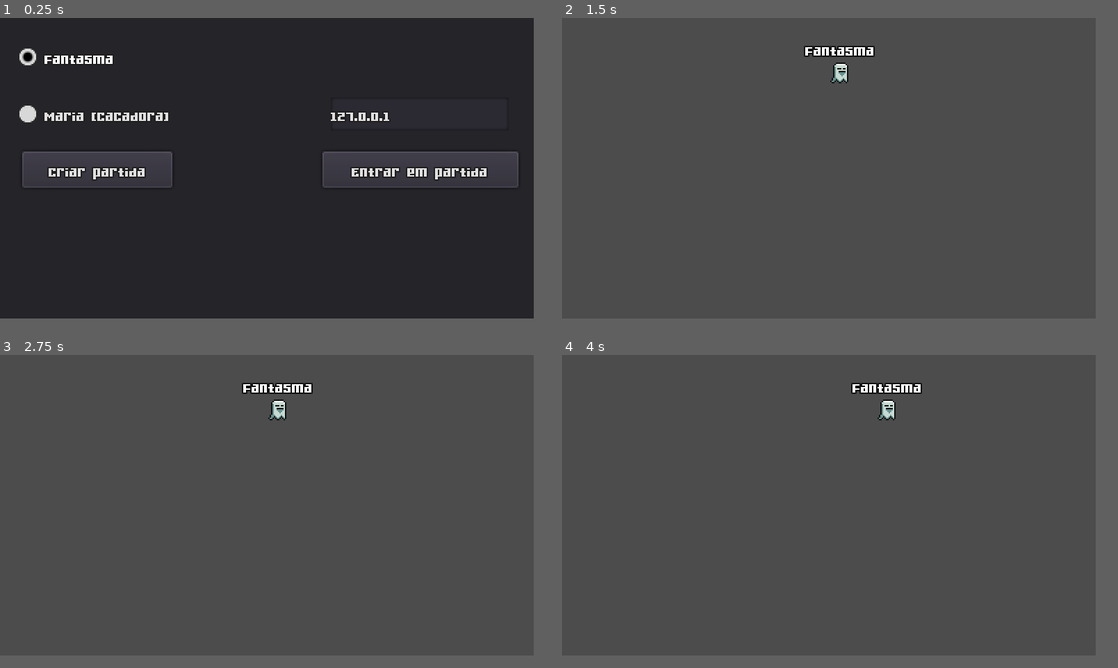
Above: before the commit, frames 1-4 (two rows, left to right).
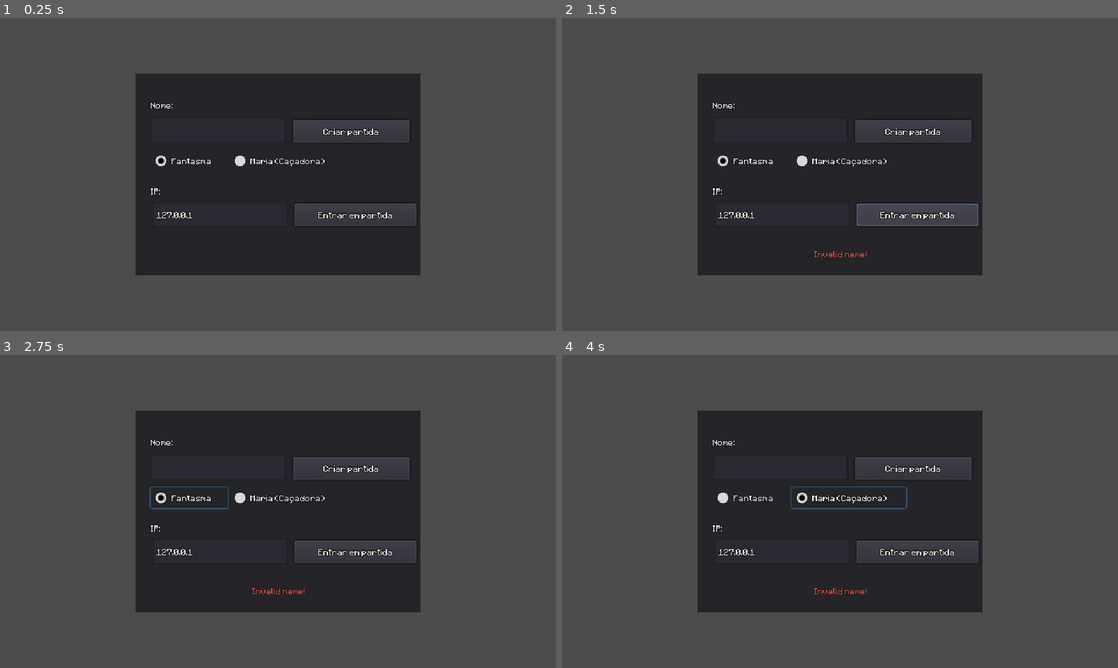
Above: after the commit, the same moments.

Repository: mephistia/haunt-and-seek
Game: Godot game, scene res://lobby.tscn
Same seed, same stepped clock (60 frames per second), same inputs: the game is played once before the commit and once after it. Before the commit the project starts from res://Scenes/Menu.tscn.
Inputs (mouse positions are in pixels of both pictures, inside the frame that each line leads up to):
- Up to frame 1 (0.25 s): no input
- Up to frame 2 (1.5 s): click "Criar partida" at 0.5 s; click (901, 205) at 1.25 s, where only the run after the commit has a clickable "Entrar em partida"
- Up to frame 3 (2.75 s): click (183, 492) at 2 s, where only the run after the commit has a clickable "Fantasma"
- Up to frame 4 (4 s): click (840, 492) at 2.75 s, where only the run after the commit has a clickable "Maria (Caçadora)"; tap Enter at 3.5 s; hold Right (ui_right) from 3.53 s (still down)
In our replay, the window is 768x432 before the commit and 800x450 after it. These sizes can differ from the game's own. Grey fills any space a smaller window leaves; there, only what the larger window draws over its background counts as a difference.

The runs differ from the first frame. In frame 1, 59% of the frame differs, in the area x 0-96%, y 0-96%; in frame 2, 31%; in frame 3, 31%; in frame 4, 31%.

Commit message:
Adicionar spawn de host

Diff:
--- a/Ghost.gd
+++ /dev/null
@@ -1,8 +0,0 @@
-extends "res://Scenes/Player.gd"
-
-
-func _ready():
-	$AnimatedSprite.animation = "ghost"
-	speed = 75
-	player_name = 'Fantasma' # Mudar para nome digitado
-	.on_ready() # Chamar função pai ("super")
--- a/NetworkSingleton.gd
+++ /dev/null
@@ -1,90 +0,0 @@
-extends Node
-
-var networkPeer = NetworkedMultiplayerENet.new()
-var peers = []
-var levelPackedScene = preload("res://Scenes/Match.tscn")
-var levelInstance
-var hostIsGhost = false
-
-const MAX_PLAYERS = 2
-
-signal levelLoaded
-
-var ghostScene = preload("res://Scenes/Ghost.tscn")
-var mariaScene = preload("res://Scenes/Maria.tscn")
-
-func _ready():
-	networkPeer.connect("peer_connected", self, "_peer_connected")
-	networkPeer.connect("peer_disconnected", self, "_peer_disconnected")
-	get_tree().connect("connected_to_server", self, "_connected_to_server")
-	networkPeer.connect("server_disconnected", self, "_server_disconnected")
-	get_tree().connect("connection_failed", self, "_connection_failed")
-
-func create_server(port, stateGhostCheck): # Verificar como usar o stateGhostCheck para criar o player
-	self.connect("levelLoaded", self, "server_setup_after_load", [stateGhostCheck])
-	get_tree().change_scene_to(levelPackedScene)
-	networkPeer.create_server(port, MAX_PLAYERS)
-
-func server_setup_after_load(stateGhostCheck):
-	levelInstance = get_tree().current_scene
-	get_tree().network_peer = networkPeer
-	peers.append(1)
-	create_player(1, stateGhostCheck)
-
-func create_client(address, port):
-	self.connect("levelLoaded", self, "client_setup_after_load")
-	get_tree().change_scene_to(levelPackedScene)
-	networkPeer.create_client(address, port)
-
-func client_setup_after_load():
-	levelInstance = get_tree().current_scene
-	get_tree().network_peer = networkPeer
-
-func _peer_connected(peerId):
-	peers.append(peerId)
-	create_player(peerId)
-
-func _peer_disconnected(peerId):
-	peers.remove(peers.find(peerId))
-	destroy_player(peerId)
-
-func _connected_to_server():
-	create_player(get_tree().get_network_unique_id())
-
-func _connection_failed():
-	_server_disconnected()
-
-func _server_disconnected():
-	peers.clear()
-	get_tree().change_scene("res://Menu.tscn")
-
-func create_player(peerId, isGhost = false):
-	var spawn
-	var newPlayer
-
-	# Mudar para de acordo com a seleção
-	if(peerId == 1):
-		if (isGhost):
-			hostIsGhost = true
-			spawn = levelInstance.get_node("Ghost_Spawn")
-			newPlayer = ghostScene.instance()
-		else:
-			hostIsGhost = false
-			spawn = levelInstance.get_node("Maria_Spawn")
-			newPlayer = mariaScene.instance()
-
-	else:
-		if (hostIsGhost):
-			spawn = levelInstance.get_node("Maria_Spawn")
-			newPlayer = mariaScene.instance()
-		else:
-			spawn = levelInstance.get_node("Ghost_Spawn")
-			newPlayer = ghostScene.instance()
-
-	newPlayer.set_network_master(peerId)
-	newPlayer.name = String(peerId)
-	newPlayer.position = spawn.position
-	levelInstance.add_child(newPlayer)
-
-func destroy_player(peerId):
-	levelInstance.remove_node(levelInstance.get_node(String(peerId)))
--- a/Maria.gd
+++ b/Scenes/Ghost.gd
@@ -2,6 +2,6 @@
 
 
 func _ready():
-	$AnimatedSprite.animation = "maria"
-	player_name = 'Maria' # Mudar para nome digitado
+	$AnimatedSprite.animation = "ghost"
+	speed = 75
 	.on_ready() # Chamar função pai ("super")
--- a/Scenes/Ghost.tscn
+++ b/Scenes/Ghost.tscn
@@ -1,7 +1,8 @@
 [gd_scene load_steps=3 format=2]
 
-[ext_resource path="res://Ghost.gd" type="Script" id=1]
+[ext_resource path="res://Scenes/Ghost.gd" type="Script" id=1]
 [ext_resource path="res://Scenes/Player.tscn" type="PackedScene" id=2]
+
 
 [node name="Ghost" instance=ExtResource( 2 )]
 script = ExtResource( 1 )
--- /dev/null
+++ b/Scenes/Maria.gd
@@ -0,0 +1,6 @@
+extends "res://Scenes/Player.gd"
+
+
+func _ready():
+	$AnimatedSprite.animation = "maria"
+	.on_ready() # Chamar função pai ("super")
--- a/Scenes/Maria.tscn
+++ b/Scenes/Maria.tscn
@@ -1,7 +1,8 @@
 [gd_scene load_steps=3 format=2]
 
-[ext_resource path="res://Maria.gd" type="Script" id=1]
+[ext_resource path="res://Scenes/Maria.gd" type="Script" id=1]
 [ext_resource path="res://Scenes/Player.tscn" type="PackedScene" id=2]
+
 
 [node name="Maria" instance=ExtResource( 2 )]
 script = ExtResource( 1 )
--- a/Scenes/Match.gd
+++ /dev/null
@@ -1,4 +0,0 @@
-extends Node2D
-
-func _ready():
-	NetworkSingleton.emit_signal("levelLoaded")
--- a/Scenes/Match.tscn
+++ b/Scenes/Match.tscn
@@ -1,12 +1,11 @@
-[gd_scene load_steps=2 format=2]
-
-[ext_resource path="res://Scenes/Match.gd" type="Script" id=1]
+[gd_scene format=2]
 
 [node name="Match" type="Node2D"]
-script = ExtResource( 1 )
 
 [node name="Ghost_Spawn" type="Node2D" parent="."]
-position = Vector2( 192, 32 )
+position = Vector2( 320, 56 )
 
 [node name="Maria_Spawn" type="Node2D" parent="."]
-position = Vector2( 192, 192 )
+position = Vector2( 320, 320 )
+
+[node name="Players" type="Node2D" parent="."]
--- a/Scenes/Menu.tscn
+++ b/Scenes/Menu.tscn
@@ -1,9 +1,9 @@
-[gd_scene load_steps=5 format=2]
+[gd_scene load_steps=4 format=2]
 
-[ext_resource path="res://assets/fonts/Gamer.ttf" type="DynamicFontData" id=1]
-[ext_resource path="res://Scenes/NetworkMenu.gd" type="Script" id=2]
+[ext_resource path="res://assets/fonts/Minecraftia-Regular.ttf" type="DynamicFontData" id=1]
 
 [sub_resource type="DynamicFont" id=1]
+size = 8
 outline_size = 1
 outline_color = Color( 0.129412, 0.121569, 0.121569, 1 )
 extra_spacing_top = 2
@@ -14,18 +14,17 @@
 [node name="Menu" type="Panel"]
 anchor_right = 1.0
 anchor_bottom = 1.0
-script = ExtResource( 2 )
 __meta__ = {
 "_edit_use_anchors_": false
 }
 
 [node name="Host" type="Button" parent="."]
-anchor_top = 0.5
-anchor_bottom = 0.5
-margin_left = 16.0
-margin_top = -12.0
-margin_right = 124.0
-margin_bottom = 14.0
+anchor_left = 0.5
+anchor_right = 0.5
+margin_left = -56.0
+margin_top = 128.0
+margin_right = 56.0
+margin_bottom = 154.0
 custom_fonts/font = SubResource( 1 )
 text = "Criar partida"
 __meta__ = {
@@ -35,7 +34,7 @@
 [node name="Maria_Check" type="CheckBox" parent="Host"]
 margin_left = -8.0
 margin_top = -39.0
-margin_right = 110.0
+margin_right = 112.0
 margin_bottom = -15.0
 custom_fonts/font = SubResource( 1 )
 group = SubResource( 2 )
@@ -47,7 +46,7 @@
 [node name="Ghost_Check" type="CheckBox" parent="Host"]
 margin_left = -8.0
 margin_top = -80.0
-margin_right = 70.0
+margin_right = 112.0
 margin_bottom = -56.0
 custom_fonts/font = SubResource( 1 )
 pressed = true
@@ -58,14 +57,14 @@
 }
 
 [node name="Join" type="Button" parent="."]
-anchor_left = 1.0
-anchor_top = 0.5
-anchor_right = 1.0
-anchor_bottom = 0.5
-margin_left = -152.0
-margin_top = -12.0
-margin_right = -11.0
-margin_bottom = 14.0
+anchor_left = 0.5
+anchor_top = 1.0
+anchor_right = 0.5
+anchor_bottom = 1.0
+margin_left = -72.0
+margin_top = -128.0
+margin_right = 73.0
+margin_bottom = -102.0
 custom_fonts/font = SubResource( 1 )
 text = "Entrar em partida"
 __meta__ = {
@@ -77,10 +76,10 @@
 anchor_top = -1.042
 anchor_right = 0.537
 anchor_bottom = -1.042
-margin_left = -70.032
-margin_top = -11.992
-margin_right = 57.968
-margin_bottom = 12.008
+margin_left = -69.865
+margin_top = -11.908
+margin_right = 58.135
+margin_bottom = 12.092
 custom_fonts/font = SubResource( 1 )
 text = "127.0.0.1"
 minimap_width = 75
--- a/Scenes/NetworkMenu.gd
+++ /dev/null
@@ -1,22 +0,0 @@
-extends Panel
-
-onready var Host = get_node("Host")
-onready var Join = get_node("Join")
-onready var JoinAddress = get_node("Join/Address")
-onready var GhostCheck = get_node("Host/Ghost_Check")
-
-var Port = 4242
-var stateGhostChecked
-
-func _ready():
-	Host.connect("button_down", self, "host_pressed")
-	Join.connect("button_down", self, "join_pressed")
-
-
-func host_pressed():
-	stateGhostChecked = GhostCheck.is_pressed()
-	NetworkSingleton.create_server(Port, stateGhostChecked) # Passa a seleção de personagem (bool se selecionou fantasma)
-
-func join_pressed():
-	var Address = JoinAddress.text
-	NetworkSingleton.create_client(Address, Port)
--- a/Scenes/Player.gd
+++ b/Scenes/Player.gd
@@ -2,11 +2,12 @@
 
 export var speed = 100
 
-var player_name = 'Player'
 var screen_size
 
 export var items = []
 
+func set_player_name(newName):
+	$PlayerName.text = newName
 
 func _ready():
 	on_ready()
@@ -16,7 +17,7 @@
 	# Seta a config como de puppet (client), com nome customizável
 	rset_config("position", MultiplayerAPI.RPC_MODE_PUPPET)
 	rset_config("sprite", MultiplayerAPI.RPC_MODE_PUPPET)
-	$PlayerName.text = player_name
+
 
 func _process(delta):
 	on_process(delta)
--- a/Scenes/Player.tscn
+++ b/Scenes/Player.tscn
@@ -19,7 +19,7 @@
 } ]
 
 [sub_resource type="RectangleShape2D" id=2]
-extents = Vector2( 5, 8 )
+extents = Vector2( 8, 12 )
 
 [sub_resource type="DynamicFont" id=3]
 outline_size = 1
@@ -29,23 +29,21 @@
 
 [node name="Player" type="Area2D"]
 script = ExtResource( 3 )
-__meta__ = {
-"_edit_group_": true
-}
 
 [node name="AnimatedSprite" type="AnimatedSprite" parent="."]
+scale = Vector2( 1.5, 1.5 )
 frames = SubResource( 1 )
 animation = "maria"
 centered = false
 
 [node name="CollisionShape2D" type="CollisionShape2D" parent="."]
-position = Vector2( 8, 8 )
+position = Vector2( 12, 12 )
 shape = SubResource( 2 )
 
 [node name="PlayerName" type="Label" parent="."]
-margin_left = -24.0
+margin_left = -20.0
 margin_top = -16.0
-margin_right = 40.0
+margin_right = 44.0
 custom_fonts/font = SubResource( 3 )
 text = "Player"
 align = 1
--- /dev/null
+++ b/gamestate.gd
@@ -0,0 +1,195 @@
+extends Node
+
+# Default game server port. Can be any number between 1024 and 49151.
+# Not on the list of registered or common ports as of November 2020:
+# https://en.wikipedia.org/wiki/List_of_TCP_and_UDP_port_numbers
+const DEFAULT_PORT = 5252
+
+# Max number of players.
+const MAX_PEERS = 2
+
+var peer = null
+
+# Name for my player.
+var player_name = "Player"
+var is_ghost = null
+
+# Names for remote players in id:name format.
+var players = {}
+var players_ready = []
+
+# Signals to let lobby GUI know what's going on.
+signal player_list_changed()
+signal connection_failed()
+signal connection_succeeded()
+signal game_ended()
+signal game_error(what)
+
+# Callback from SceneTree.
+func _player_connected(id):
+	# Registration of a client beings here, tell the connected player that we are here.
+	rpc_id(id, "register_player", player_name)
+
+
+# Callback from SceneTree.
+func _player_disconnected(id):
+	if has_node("/root/World"): # Game is in progress.
+		if get_tree().is_network_server():
+			emit_signal("game_error", "Player " + players[id] + " disconnected")
+			end_game()
+	else: # Game is not in progress.
+		# Unregister this player.
+		unregister_player(id)
+
+
+# Callback from SceneTree, only for clients (not server).
+func _connected_ok():
+	# We just connected to a server
+	emit_signal("connection_succeeded")
+
+
+# Callback from SceneTree, only for clients (not server).
+func _server_disconnected():
+	emit_signal("game_error", "Server disconnected")
+	end_game()
+
+
+# Callback from SceneTree, only for clients (not server).
+func _connected_fail():
+	get_tree().set_network_peer(null) # Remove peer
+	emit_signal("connection_failed")
+
+
+# Lobby management functions.
+
+remote func register_player(new_player_name):
+	var id = get_tree().get_rpc_sender_id()
+	print(id)
+	players[id] = new_player_name
+	emit_signal("player_list_changed")
+
+
+func unregister_player(id):
+	players.erase(id)
+	emit_signal("player_list_changed")
+
+
+remote func pre_start_game(spawn_points):
+	# Change scene.
+	var world = load("res://Scenes/Match.tscn").instance()
+	get_tree().get_root().add_child(world)
+
+	get_tree().get_root().get_node("Lobby").hide()
+
+	# Preload  Maria and  Ghost
+	var maria = load("res://Scenes/Maria.tscn")
+	var ghost = load("res://Scenes/Ghost.tscn")
+
+	for p_id in spawn_points:
+		var player
+
+		if p_id == get_tree().get_network_unique_id():
+			# If it's this peer
+			print("ID: " + str(p_id))
+			if p_id == 1:
+				if is_ghost:
+					player = ghost.instance()
+					player.position = world.get_node("Ghost_Spawn").position
+				elif is_ghost == false:
+					player = maria.instance()
+					player.position = world.get_node("Maria_Spawn").position
+			else:
+				var hostPlayerName = world.get_node("Players").get_child(0).name
+				if hostPlayerName == "Maria":
+					player = ghost.instance()
+				else:
+					player = maria.instance()
+			# If node for this peer id, set name.
+			player.set_player_name(player_name)
+
+		else:
+			# Otherwise set name from peer.
+			player.set_player_name(players[p_id])
+
+		player.set_name(str(p_id)) # Use unique ID as node name.
+		player.set_network_master(p_id) #set unique id as master.
+		world.get_node("Players").add_child(player)
+
+	if not get_tree().is_network_server():
+		# Tell server we are ready to start.
+		rpc_id(1, "ready_to_start", get_tree().get_network_unique_id())
+	elif players.size() == 0:
+		post_start_game()
+
+
+remote func post_start_game():
+	get_tree().set_pause(false) # Unpause and unleash the game!
+
+
+remote func ready_to_start(id):
+	assert(get_tree().is_network_server())
+
+	if not id in players_ready:
+		players_ready.append(id)
+
+	if players_ready.size() == players.size():
+		for p in players:
+			rpc_id(p, "post_start_game")
+		post_start_game()
+
+
+func host_game(new_player_name, np_is_ghost):
+	player_name = new_player_name
+	is_ghost = np_is_ghost
+	peer = NetworkedMultiplayerENet.new()
+	peer.create_server(DEFAULT_PORT, MAX_PEERS)
+	get_tree().set_network_peer(peer)
+
+
+func join_game(ip, new_player_name):
+	player_name = new_player_name
+	peer = NetworkedMultiplayerENet.new()
+	peer.create_client(ip, DEFAULT_PORT)
+	get_tree().set_network_peer(peer)
+
+
+func get_player_list():
+	return players.values()
+
+
+func get_player_name():
+	return player_name
+
+
+func begin_game():
+	assert(get_tree().is_network_server())
+
+	# Create a dictionary with peer id and respective spawn points, could be improved by randomizing.
+	var spawn_points = {}
+	spawn_points[1] = 0 # Server in spawn point 0.
+	var spawn_point_idx = 1
+	for p in players:
+		spawn_points[p] = spawn_point_idx
+		spawn_point_idx += 1
+	# Call to pre-start game with the spawn points.
+	for p in players:
+		rpc_id(p, "pre_start_game", spawn_points)
+
+	pre_start_game(spawn_points)
+
+
+func end_game():
+	if has_node("/root/Match"): # Game is in progress.
+		# End it
+		get_node("/root/Match").queue_free()
+
+	emit_signal("game_ended")
+	players.clear()
+
+
+func _ready():
+	get_tree().connect("network_peer_connected", self, "_player_connected")
+	get_tree().connect("network_peer_disconnected", self,"_player_disconnected")
+	get_tree().connect("connected_to_server", self, "_connected_ok")
+	get_tree().connect("connection_failed", self, "_connected_fail")
+	get_tree().connect("server_disconnected", self, "_server_disconnected")
--- /dev/null
+++ b/lobby.gd
@@ -0,0 +1,91 @@
+extends Control
+
+func _ready():
+	# Called every time the node is added to the scene.
+	gamestate.connect("connection_failed", self, "_on_connection_failed")
+	gamestate.connect("connection_succeeded", self, "_on_connection_success")
+	gamestate.connect("player_list_changed", self, "refresh_lobby")
+	gamestate.connect("game_ended", self, "_on_game_ended")
+	gamestate.connect("game_error", self, "_on_game_error")
+	# Set the player name according to the system username. Fallback to the path.
+	if OS.has_environment("USERNAME"):
+		$Connect/Name.text = OS.get_environment("USERNAME")
+	else:
+		var desktop_path = OS.get_system_dir(0).replace("\\", "/").split("/")
+		$Connect/Name.text = desktop_path[desktop_path.size() - 2]
+
+
+func _on_host_pressed():
+	if $Connect/Name.text == "":
+		$Connect/ErrorLabel.text = "Invalid name!"
+		return
+
+	$Connect.hide()
+	$Players.show()
+	$Connect/ErrorLabel.text = ""
+
+	var player_name = $Connect/Name.text
+	var is_ghost = $Connect/GhostCheck.pressed
+	gamestate.host_game(player_name, is_ghost)
+	refresh_lobby()
+
+
+func _on_join_pressed():
+	if $Connect/Name.text == "":
+		$Connect/ErrorLabel.text = "Invalid name!"
+		return
+
+	var ip = $Connect/IPAddress.text
+	if not ip.is_valid_ip_address():
+		$Connect/ErrorLabel.text = "Invalid IP address!"
+		return
+
+	$Connect/ErrorLabel.text = ""
+	$Connect/Host.disabled = true
+	$Connect/Join.disabled = true
+
+	var player_name = $Connect/Name.text
+	gamestate.join_game(ip, player_name)
+
+
+func _on_connection_success():
+	$Connect.hide()
+	$Players.show()
+
+
+func _on_connection_failed():
+	$Connect/Host.disabled = false
+	$Connect/Join.disabled = false
+	$Connect/ErrorLabel.set_text("Connection failed.")
+
+
+func _on_game_ended():
+	show()
+	$Connect.show()
+	$Players.hide()
+	$Connect/Host.disabled = false
+	$Connect/Join.disabled = false
+
+func _on_game_error(errtxt):
+	$ErrorDialog.dialog_text = errtxt
+	$ErrorDialog.popup_centered_minsize()
+	$Connect/Host.disabled = false
+	$Connect/Join.disabled = false
+
+func refresh_lobby():
+	var players = gamestate.get_player_list()
+	players.sort()
+	$Players/List.clear()
+	$Players/List.add_item(gamestate.get_player_name() + " (Você)")
+	for p in players:
+		$Players/List.add_item(p)
+
+	$Players/Start.disabled = not get_tree().is_network_server()
+
+
+func _on_start_pressed():
+	gamestate.begin_game()
+
+
+func _on_find_public_ip_pressed():
+	OS.shell_open("https://icanhazip.com/")
--- /dev/null
+++ b/lobby.tscn
@@ -0,0 +1,216 @@
+[gd_scene load_steps=5 format=2]
+
+[ext_resource path="res://lobby.gd" type="Script" id=1]
+[ext_resource path="res://assets/fonts/Minecraftia-Regular.ttf" type="DynamicFontData" id=2]
+
+[sub_resource type="DynamicFont" id=1]
+size = 8
+outline_size = 1
+outline_color = Color( 0.129412, 0.121569, 0.121569, 1 )
+extra_spacing_top = 2
+font_data = ExtResource( 2 )
+
+[sub_resource type="ButtonGroup" id=2]
+
+[node name="Lobby" type="Control"]
+anchor_right = 1.0
+anchor_bottom = 1.0
+size_flags_horizontal = 2
+size_flags_vertical = 2
+script = ExtResource( 1 )
+__meta__ = {
+"_edit_use_anchors_": false
+}
+
+[node name="Players" type="Panel" parent="."]
+visible = false
+anchor_left = 0.5
+anchor_top = 0.5
+anchor_right = 0.5
+anchor_bottom = 0.5
+margin_left = -126.0
+margin_top = -155.0
+margin_right = 126.0
+margin_bottom = 155.0
+size_flags_horizontal = 2
+size_flags_vertical = 2
+__meta__ = {
+"_edit_use_anchors_": false
+}
+
+[node name="Label" type="Label" parent="Players"]
+margin_left = 26.0
+margin_top = 18.0
+margin_right = 142.0
+margin_bottom = 32.0
+size_flags_horizontal = 2
+size_flags_vertical = 0
+custom_fonts/font = SubResource( 1 )
+text = "Aguardando jogadores..."
+
+[node name="Start" type="Button" parent="Players"]
+margin_left = 62.0
+margin_top = 238.0
+margin_right = 187.0
+margin_bottom = 267.0
+size_flags_horizontal = 2
+size_flags_vertical = 2
+custom_fonts/font = SubResource( 1 )
+text = "JOGAR!"
+
+[node name="List" type="ItemList" parent="Players"]
+margin_left = 25.0
+margin_top = 37.0
+margin_right = 229.0
+margin_bottom = 221.0
+size_flags_horizontal = 2
+size_flags_vertical = 2
+custom_fonts/font = SubResource( 1 )
+__meta__ = {
+"_edit_use_anchors_": false
+}
+
+[node name="PortForward" type="Label" parent="Players"]
+margin_left = -124.0
+margin_top = 375.0
+margin_right = 128.0
+margin_bottom = 429.0
+custom_constants/line_spacing = 6
+text = "If you want non-LAN clients to connect,
+make sure the port 10567 in UDP
+is forwarded on your router."
+align = 1
+__meta__ = {
+"_edit_use_anchors_": false
+}
+
+[node name="FindPublicIP" type="LinkButton" parent="Players"]
+margin_left = 168.0
+margin_top = 393.5
+margin_right = 341.0
+margin_bottom = 407.5
+text = "Find your public IP address"
+__meta__ = {
+"_edit_use_anchors_": false
+}
+
+[node name="Connect" type="Panel" parent="."]
+anchor_left = 0.5
+anchor_top = 0.5
+anchor_right = 0.5
+anchor_bottom = 0.5
+margin_left = -164.0
+margin_top = -116.0
+margin_right = 164.0
+margin_bottom = 116.0
+size_flags_horizontal = 2
+size_flags_vertical = 2
+__meta__ = {
+"_edit_use_anchors_": false
+}
+
+[node name="NameLabel" type="Label" parent="Connect"]
+margin_left = 17.0
+margin_top = 29.0
+margin_right = 59.0
+margin_bottom = 49.0
+size_flags_horizontal = 2
+size_flags_vertical = 0
+custom_fonts/font = SubResource( 1 )
+text = "Nome:"
+
+[node name="Name" type="LineEdit" parent="Connect"]
+margin_left = 17.0
+margin_top = 50.0
+margin_right = 173.0
+margin_bottom = 80.0
+size_flags_horizontal = 2
+size_flags_vertical = 2
+custom_fonts/font = SubResource( 1 )
+text = "Jogador 1"
+
+[node name="IPLabel" type="Label" parent="Connect"]
+margin_left = 17.0
+margin_top = 128.0
+margin_right = 59.0
+margin_bottom = 148.0
+size_flags_horizontal = 2
+size_flags_vertical = 0
+custom_fonts/font = SubResource( 1 )
+text = "IP:"
+
+[node name="IPAddress" type="LineEdit" parent="Connect"]
+margin_left = 19.0
+margin_top = 147.0
+margin_right = 175.0
+margin_bottom = 177.0
+size_flags_horizontal = 2
+size_flags_vertical = 2
+custom_fonts/font = SubResource( 1 )
+text = "127.0.0.1"
+
+[node name="Host" type="Button" parent="Connect"]
+margin_left = 181.0
+margin_top = 53.0
+margin_right = 315.0
+margin_bottom = 79.0
+size_flags_horizontal = 2
+size_flags_vertical = 2
+custom_fonts/font = SubResource( 1 )
+text = "Criar partida"
+
+[node name="Join" type="Button" parent="Connect"]
+margin_left = 183.0
+margin_top = 149.0
+margin_right = 323.0
+margin_bottom = 175.0
+size_flags_horizontal = 2
+size_flags_vertical = 2
+custom_fonts/font = SubResource( 1 )
+text = "Entrar em partida"
+
+[node name="ErrorLabel" type="Label" parent="Connect"]
+margin_left = 44.0
+margin_top = 200.0
+margin_right = 286.0
+margin_bottom = 214.0
+size_flags_horizontal = 2
+size_flags_vertical = 0
+custom_fonts/font = SubResource( 1 )
+custom_colors/font_color = Color( 0.820312, 0.291595, 0.291595, 1 )
+align = 1
+__meta__ = {
+"_edit_use_anchors_": false
+}
+
+[node name="GhostCheck" type="CheckBox" parent="Connect"]
+margin_left = 17.0
+margin_top = 88.0
+margin_right = 106.0
+margin_bottom = 112.0
+custom_fonts/font = SubResource( 1 )
+pressed = true
+group = SubResource( 2 )
+text = "Fantasma"
+__meta__ = {
+"_edit_use_anchors_": false
+}
+
+[node name="MariaCheck" type="CheckBox" parent="Connect"]
+margin_left = 108.0
+margin_top = 88.0
+margin_right = 240.0
+margin_bottom = 112.0
+custom_fonts/font = SubResource( 1 )
+group = SubResource( 2 )
+text = "Maria (Caçadora)"
+
+[node name="ErrorDialog" type="AcceptDialog" parent="."]
+margin_right = 55.0
+margin_bottom = 58.0
+size_flags_horizontal = 2
+size_flags_vertical = 2
+[connection signal="pressed" from="Players/Start" to="." method="_on_start_pressed"]
+[connection signal="pressed" from="Players/FindPublicIP" to="." method="_on_find_public_ip_pressed"]
+[connection signal="pressed" from="Connect/Host" to="." method="_on_host_pressed"]
+[connection signal="pressed" from="Connect/Join" to="." method="_on_join_pressed"]
--- a/project.godot
+++ b/project.godot
@@ -16,19 +16,19 @@
 [application]
 
 config/name="Haunt&Seek"
-run/main_scene="res://Scenes/Menu.tscn"
+run/main_scene="res://lobby.tscn"
 config/icon="res://icon.png"
 
 [autoload]
 
-NetworkSingleton="*res://NetworkSingleton.gd"
+gamestate="*res://gamestate.gd"
 
 [display]
 
-window/size/width=384
-window/size/height=216
-window/size/test_width=1152
-window/size/test_height=648
+window/size/width=640
+window/size/height=360
+window/size/test_width=1280
+window/size/test_height=720
 window/dpi/allow_hidpi=true
 window/stretch/mode="viewport"
 window/stretch/aspect="keep"
